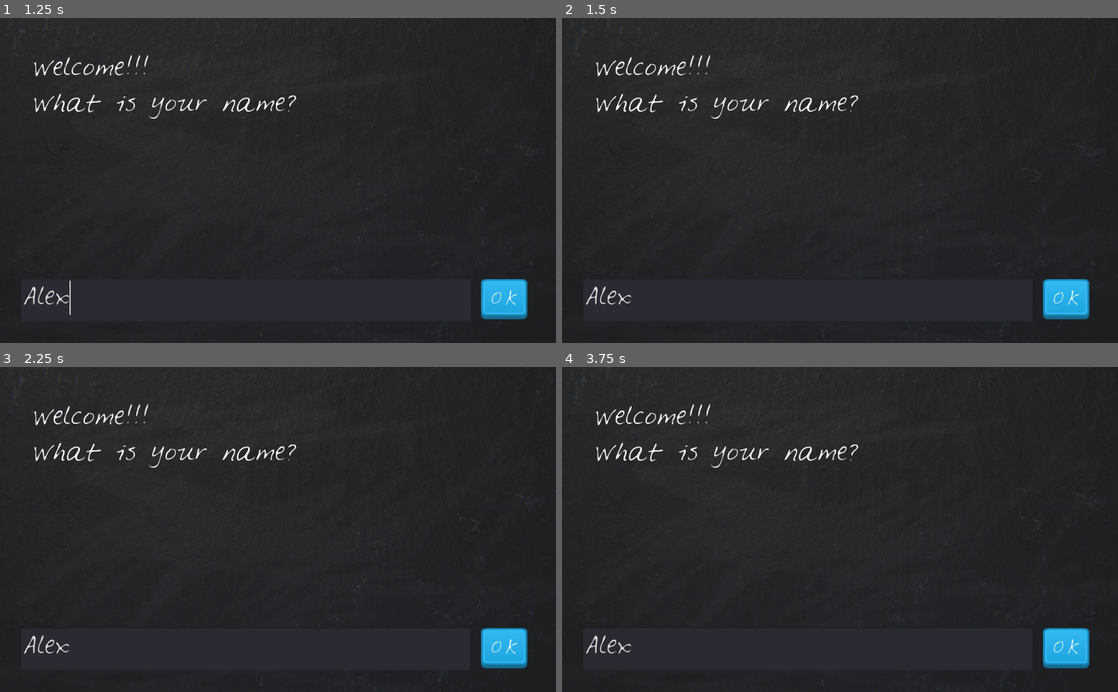
Above: before the commit, frames 1-4 (two rows, left to right).
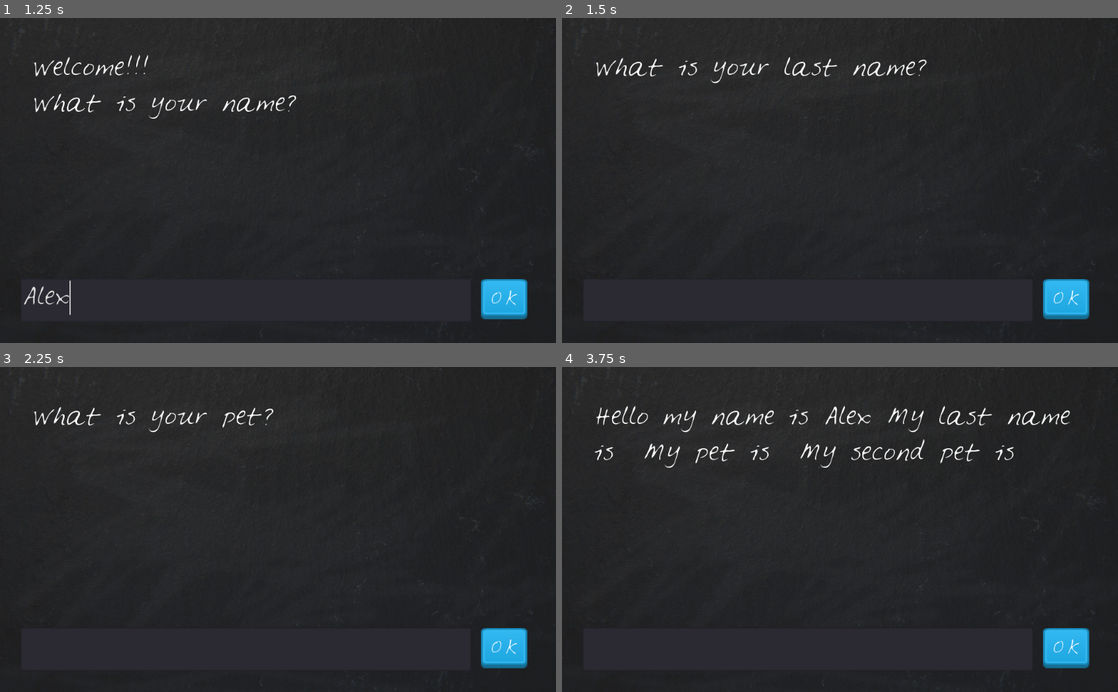
Above: after the commit, the same moments.

Repository: redeian/looneygame
Game: Godot game, scene res://main.tscn
The game is run twice, just before and just after one commit, with the same random seed, the same clock (stepped at 60 frames per second) and the same inputs.
Inputs (mouse positions are in pixels of both pictures, inside the frame that each line leads up to):
- Up to frame 1 (1.25 s): click (244, 300) at 0.52 s; type "Alex" at 0.6 s
- Up to frame 2 (1.5 s): click "OK" at 1.25 s
- Up to frame 3 (2.25 s): click "OK" at 2 s
- Up to frame 4 (3.75 s): click "OK" at 2.75 s; tap Enter at 3.5 s

Frame 1 is identical in both runs. In frame 2, 1.5% of the frame differs, in the area x 4-66%, y 11-89%; in frame 3, 1.3%; in frame 4, 2.5%, in the area x 4-92%, y 11-89%.

Commit message:
Add a full game

Diff:
--- a/Node2D.gd
+++ b/Node2D.gd
@@ -1,19 +1,31 @@
 extends Control
 
-var story = "Hello my name is %s My last name is %s My pet is %s My second pet is %s"
-var answers = ["Mark", "Wang", "Cat", "Dog"]
+var story = "Hello my name is %s My last name is %s My pet is %s My second pet is %s "
+var answers = []
 var questions = []
+var question_number = 0
 
 func _ready():
-	print( story % answers )
-
-	$DisplayText.text  = "Welcome!!! \nWhat is your name?"
 
 	questions.append("Welcome!!! \nWhat is your name?")
 	questions.append("What is your last name?")
 	questions.append("What is your pet?")
 	questions.append("What is your second pet?")
 
+	$DisplayText.text = questions[0]
+
 
 func _on_PlayerButton_pressed():
-	pass
+
+	if question_number < len(questions)-1:
+		answers.append( $PlayerInput.text )
+		print( answers )
+		$DisplayText.text = questions[question_number+1]
+		question_number = question_number + 1
+
+	elif question_number == len(questions)-1:
+		answers.append( $PlayerInput.text )
+		print( answers )
+		$DisplayText.text = story % answers
+
+	$PlayerInput.text = ""
--- a/main.tscn
+++ b/main.tscn
@@ -37,6 +37,7 @@
 size_flags_vertical = 1
 custom_fonts/font = SubResource( 1 )
 text = "Placeholder"
+autowrap = true
 
 [node name="PlayerInput" type="TextEdit" parent="."]
 margin_left = 38.0
